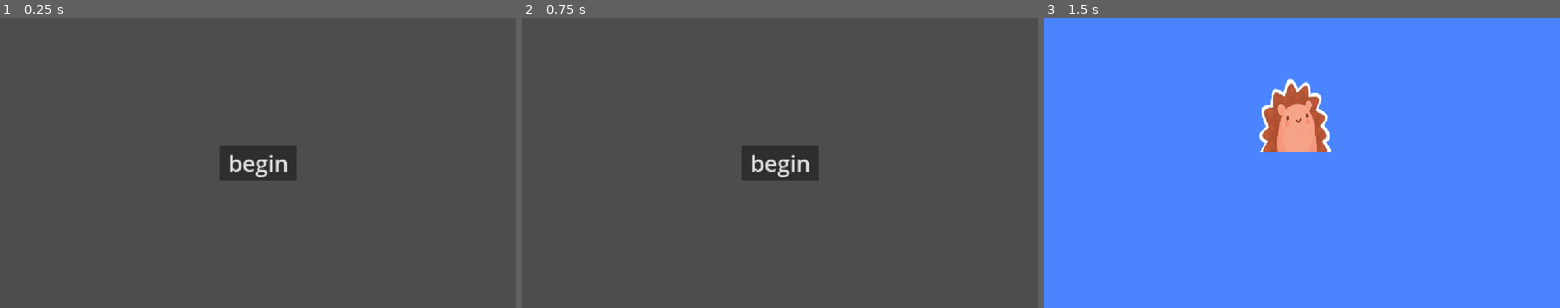
Above: before the commit, frames 1-3 (left to right).
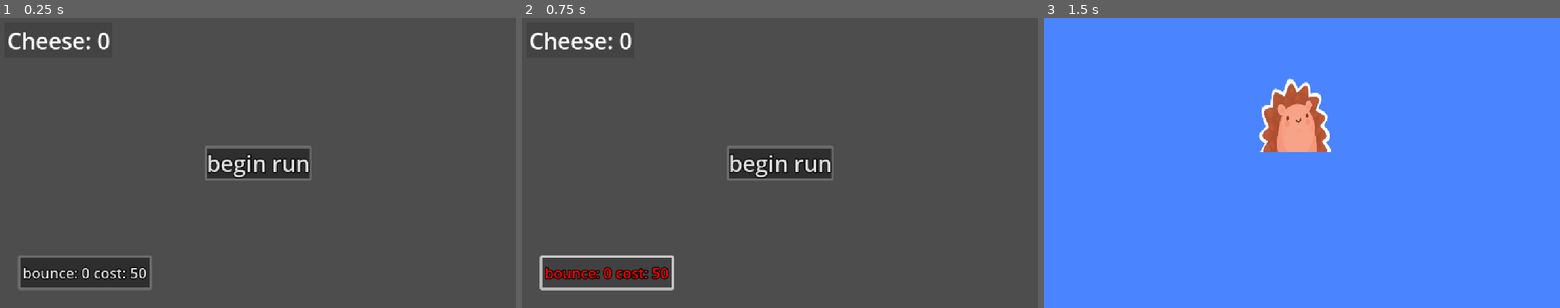
Above: after the commit, the same moments.

Repository: SurfyGalaxy/haven
Game: Godot game, scene res://control.tscn
Two runs of this game, one before a commit and one after it. Both use one fixed random seed, a clock stepped at 60 frames per second and the inputs below. The project has no main scene, so this scene is started directly.
Inputs (mouse positions are in pixels of both pictures, inside the frame that each line leads up to):
- Up to frame 1 (0.25 s): no input
- Up to frame 2 (0.75 s): click (604, 273) at 0.5 s, where only the run after the commit has a clickable "bounce: 0 cost: 50"
- Up to frame 3 (1.5 s): click "begin" (after the commit: "begin run") at 1.25 s

The runs differ from the first frame. In frame 1, 4.8% of the frame differs, in the area x 1-61%, y 4-94%; in frame 2, 3.3%; in frame 3, nothing differs.

Commit message:
upgrade button + ui things
i need to commit more

Diff:
--- /dev/null
+++ b/bounce_upgrade.gd
@@ -0,0 +1,25 @@
+extends Button
+
+# Called when the node enters the scene tree for the first time.
+func _ready() -> void:
+	pass # Replace with function body.
+
+
+# Called every frame. 'delta' is the elapsed time since the previous frame.
+func _process(delta: float) -> void:
+	text = "bounce: " + str(State.upgrades) + " cost: " + str(50 + State.upgrades*5)
+	if State.cheese > (50 + State.upgrades*5):
+		add_theme_color_override("font_hover_color",Color(0,255,0))
+		add_theme_color_override("font_pressed_color",Color(0,255,0))
+	else:
+		add_theme_color_override("font_hover_color",Color(255,0,0))
+		add_theme_color_override("font_pressed_color",Color(255,0,0))
+		pass
+	pass
+
+func _pressed() -> void:
+	if State.cheese > (50 + State.upgrades*5):
+		State.cheese += -(50 + State.upgrades*5)
+		State.upgrades += 1
+	pass
+pass
--- a/control.tscn
+++ b/control.tscn
@@ -3,6 +3,7 @@
 [ext_resource type="Script" uid="uid://8inyks0qagvw" path="res://label.gd" id="1_0fbet"]
 [ext_resource type="Theme" uid="uid://b0ngfsayg67d0" path="res://new_theme.tres" id="1_62e2m"]
 [ext_resource type="Script" uid="uid://vnhopeeqegao" path="res://start_button.gd" id="3_qtu10"]
+[ext_resource type="Script" uid="uid://dvcy4h3ei0w65" path="res://bounce_upgrade.gd" id="4_ee4bf"]
 
 [node name="Control" type="Control" unique_id=333993517]
 layout_mode = 3
@@ -13,16 +14,14 @@
 grow_vertical = 2
 theme = ExtResource("1_62e2m")
 
-[node name="Label" type="Label" parent="." unique_id=1404613017]
-visible = false
+[node name="cheese" type="Label" parent="." unique_id=1404613017]
 layout_mode = 0
 offset_left = 15.999992
-offset_top = 80.0
+offset_top = 16.0
 offset_right = 170.0
-offset_bottom = 149.0
-rotation = -0.2617994
+offset_bottom = 85.0
 theme = ExtResource("1_62e2m")
-text = "empty"
+text = "cheese number"
 script = ExtResource("1_0fbet")
 
 [node name="Start Button" type="Button" parent="." unique_id=1571188496]
@@ -38,7 +37,22 @@
 offset_bottom = 38.5
 grow_horizontal = 2
 grow_vertical = 2
-text = "begin"
+theme = ExtResource("1_62e2m")
+text = "begin run"
 script = ExtResource("3_qtu10")
 
-[connection signal="pressed" from="Start Button" to="Label" method="_on_start_button_pressed"]
+[node name="bounce upgrade" type="Button" parent="." unique_id=156494707]
+layout_mode = 1
+anchors_preset = 2
+anchor_top = 1.0
+anchor_bottom = 1.0
+offset_left = 40.0
+offset_top = -117.0
+offset_right = 339.0
+offset_bottom = -40.0
+grow_vertical = 0
+theme = ExtResource("1_62e2m")
+theme_type_variation = &"shop"
+theme_override_font_sizes/font_size = 32
+text = "bounce cost"
+script = ExtResource("4_ee4bf")
--- a/label.gd
+++ b/label.gd
@@ -1,21 +1,13 @@
 extends Label
 
-var test_32 = 0
-var go = 0
 # Called when the node enters the scene tree for the first time.
 func _ready() -> void:
 	pass # Replace with function body.
 
 
 # Called every frame. 'delta' is the elapsed time since the previous frame.
-func _process(delta: float) -> void:
-	if go:
-		test_32 += 2
-		text = str(test_32)
+func _process(delta: float) -> void: #cheater...
+	text = "Cheese: "+str(State.cheese)
+	if Input.is_key_pressed(KEY_0):
+		State.cheese += 4210
 	pass
-
-
-func _on_start_button_pressed() -> void:
-	go = 1
-	show()
-	pass # Replace with function body.
--- a/new_theme.tres
+++ b/new_theme.tres
@@ -1,4 +1,65 @@
 [gd_resource type="Theme" format=3 uid="uid://b0ngfsayg67d0"]
+
+[sub_resource type="StyleBoxFlat" id="StyleBoxFlat_j2q5q"]
+content_margin_left = 4.0
+content_margin_top = 4.0
+content_margin_right = 4.0
+content_margin_bottom = 4.0
+bg_color = Color(0.225, 0.225, 0.225, 0.6)
+border_width_left = 5
+border_width_top = 5
+border_width_right = 5
+border_width_bottom = 5
+corner_radius_top_left = 3
+corner_radius_top_right = 3
+corner_radius_bottom_right = 3
+corner_radius_bottom_left = 3
+corner_detail = 5
+
+[sub_resource type="StyleBoxFlat" id="StyleBoxFlat_amlv4"]
+content_margin_left = 4.0
+content_margin_top = 4.0
+content_margin_right = 4.0
+content_margin_bottom = 4.0
+bg_color = Color(0.1, 0.1, 0.1, 0.6)
+border_width_left = 5
+border_width_top = 5
+border_width_right = 5
+border_width_bottom = 5
+border_color = Color(0.8, 0.8, 0.8, 0.2509804)
+corner_radius_top_left = 3
+corner_radius_top_right = 3
+corner_radius_bottom_right = 3
+corner_radius_bottom_left = 3
+
+[sub_resource type="StyleBoxFlat" id="StyleBoxFlat_i7eh4"]
+content_margin_left = 4.0
+content_margin_top = 4.0
+content_margin_right = 4.0
+content_margin_bottom = 4.0
+bg_color = Color(0, 0, 0, 0.6)
+border_width_left = 7
+border_width_top = 7
+border_width_right = 7
+border_width_bottom = 7
+corner_radius_top_left = 3
+corner_radius_top_right = 3
+corner_radius_bottom_right = 3
+corner_radius_bottom_left = 3
+corner_detail = 5
+
+[sub_resource type="StyleBoxFlat" id="StyleBoxFlat_78ylj"]
+bg_color = Color(0, 0, 0, 0.1254902)
+expand_margin_left = 5.0
+expand_margin_top = 5.0
+expand_margin_right = 5.0
+expand_margin_bottom = 5.0
 
 [resource]
 default_font_size = 50
+Button/constants/outline_size = 10
+Button/styles/focus = SubResource("StyleBoxFlat_j2q5q")
+Button/styles/hover = SubResource("StyleBoxFlat_j2q5q")
+Button/styles/normal = SubResource("StyleBoxFlat_amlv4")
+Button/styles/pressed = SubResource("StyleBoxFlat_i7eh4")
+Label/styles/normal = SubResource("StyleBoxFlat_78ylj")
--- a/project.godot
+++ b/project.godot
@@ -20,7 +20,7 @@
 
 [display]
 
-window/size/transparent=true
+window/subwindows/embed_subwindows=false
 window/stretch/mode="canvas_items"
 window/stretch/aspect="expand"
 window/per_pixel_transparency/allowed=true
--- a/state.gd
+++ b/state.gd
@@ -2,5 +2,5 @@
 
 var squishiness = 1
 var earnings = 1
-
+var upgrades = 0
 var cheese = 0
Not shown, added: bounce_upgrade.gd.uid
